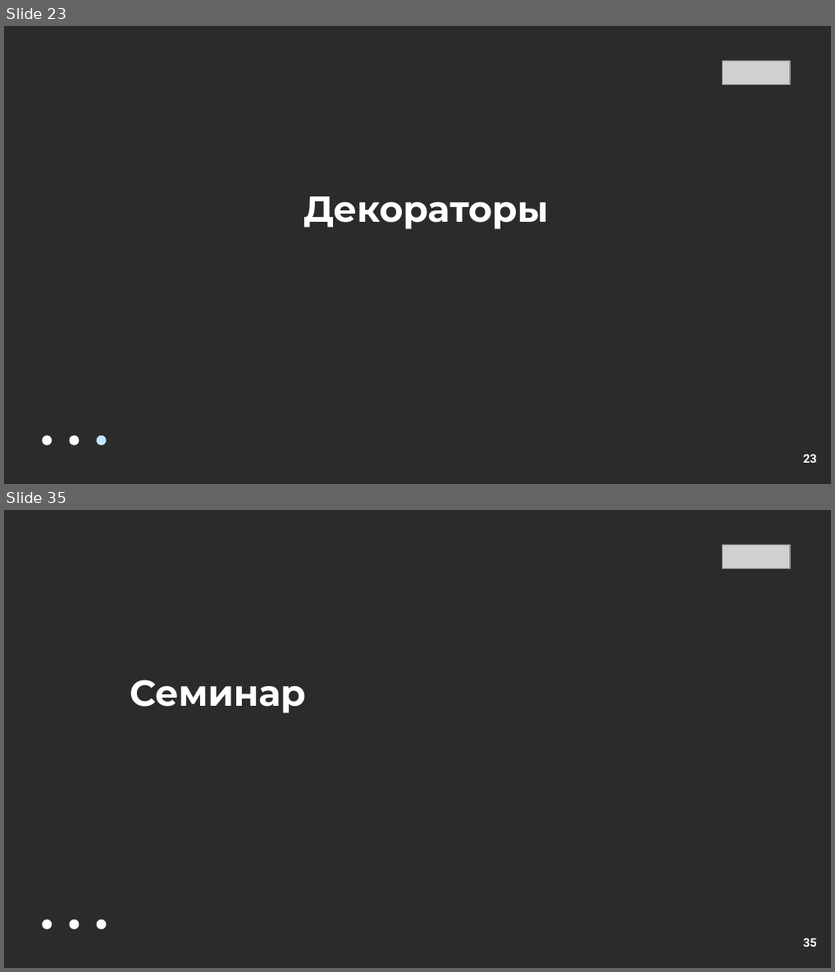
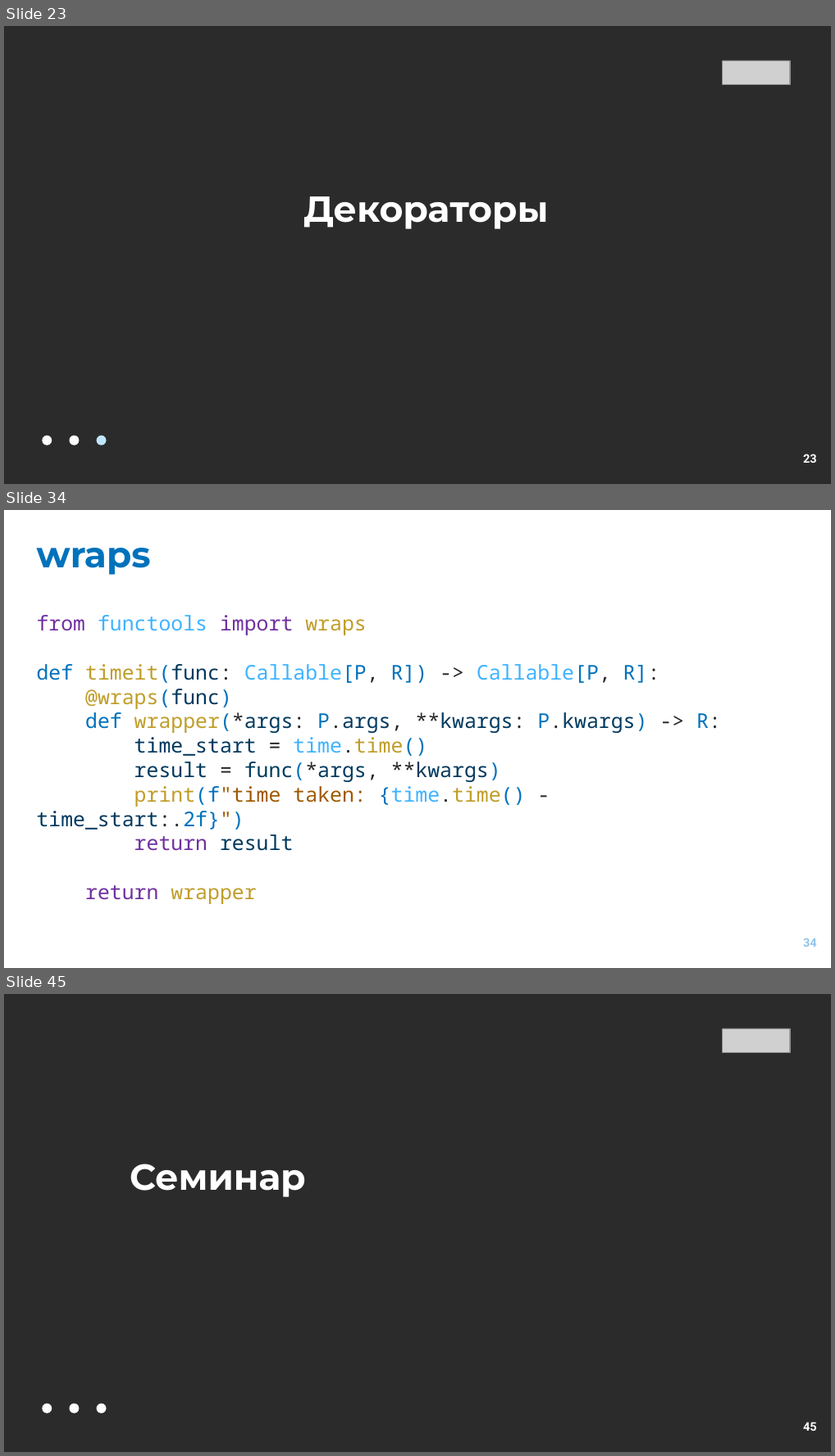
Before and after one commit to EvgrafovMichail/python_mipt_dafe, a slide deck: lessons/sem01/lesson08/decorators.pptx. Shown one above the other, each under a label of ours: slides 23 and 35 before the commit, slides 23, 34 and 45 after it; the slides between them are not shown. The pictures are 835x972 and 835x1456 pixels, drawn with LibreOffice and Linux fonts; fonts in the diff are those of the drawing; grey boxes stand for pictures; background and template pictures are left out; a plain dark background stands for a picture behind light text. Boxes give left, top, right and bottom in pixels: in the first picture for what was removed or moved away, otherwise in the second. Text is boxed around its words. In the diff, an @@ line names an element or a change of style, - is before the commit and + after.

```diff
--- a/lessons/sem01/lesson08/decorators.pptx
+++ b/lessons/sem01/lesson08/decorators.pptx
@@ slide 34 added at bbox=[4, 510, 831, 968], background #FFFFFF @@
@@ title added at bbox=[37, 548, 151, 575], 85 pt, text #0072BC, bold @@
+wraps
@@ text added at bbox=[37, 615, 721, 851], 48 pt, text #00395E @@
+from functools import wraps
+def timeit(func: Callable[P, R]) -> Callable[P, R]:
+@wraps(func)
+def wrapper(*args: P.args, **kwargs: P.kwargs) -> R:
+time_start = time.time()
+result = func(*args, **kwargs)
+print(f"time taken: {time.time() - time_start:.2f}")
+return result
+return wrapper
@@ page number added at bbox=[803, 938, 817, 947], 28 pt, text #92C5EB, bold @@
+34
@@ what was slide 35 is now slide 45 @@
@@ page number at bbox=[803, 1422, 817, 1431]: text changed @@
-35
+45
```
Also in this commit, not shown: 6 slides changed, 15 other slides added, 6 slides removed.
